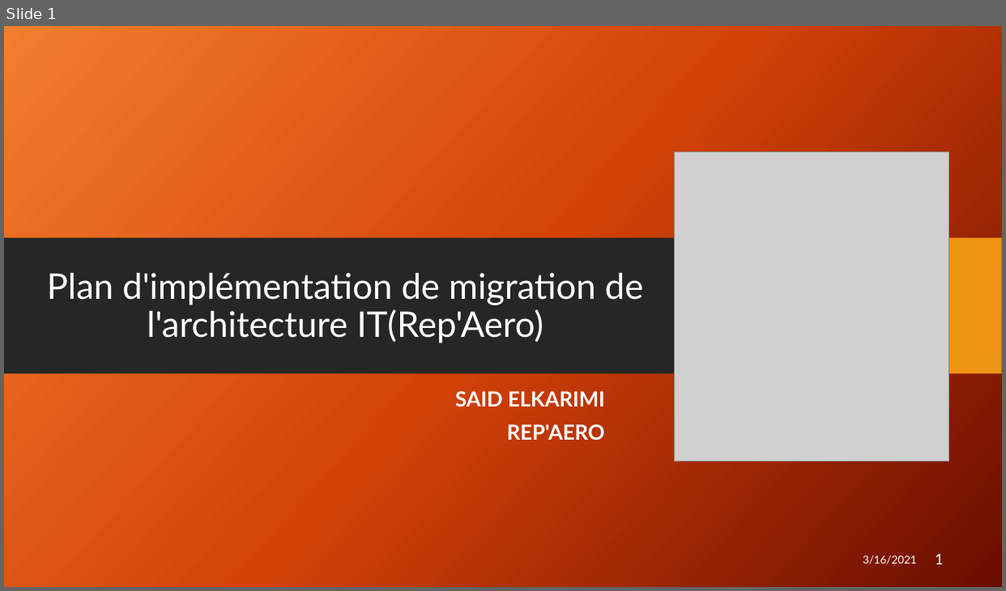
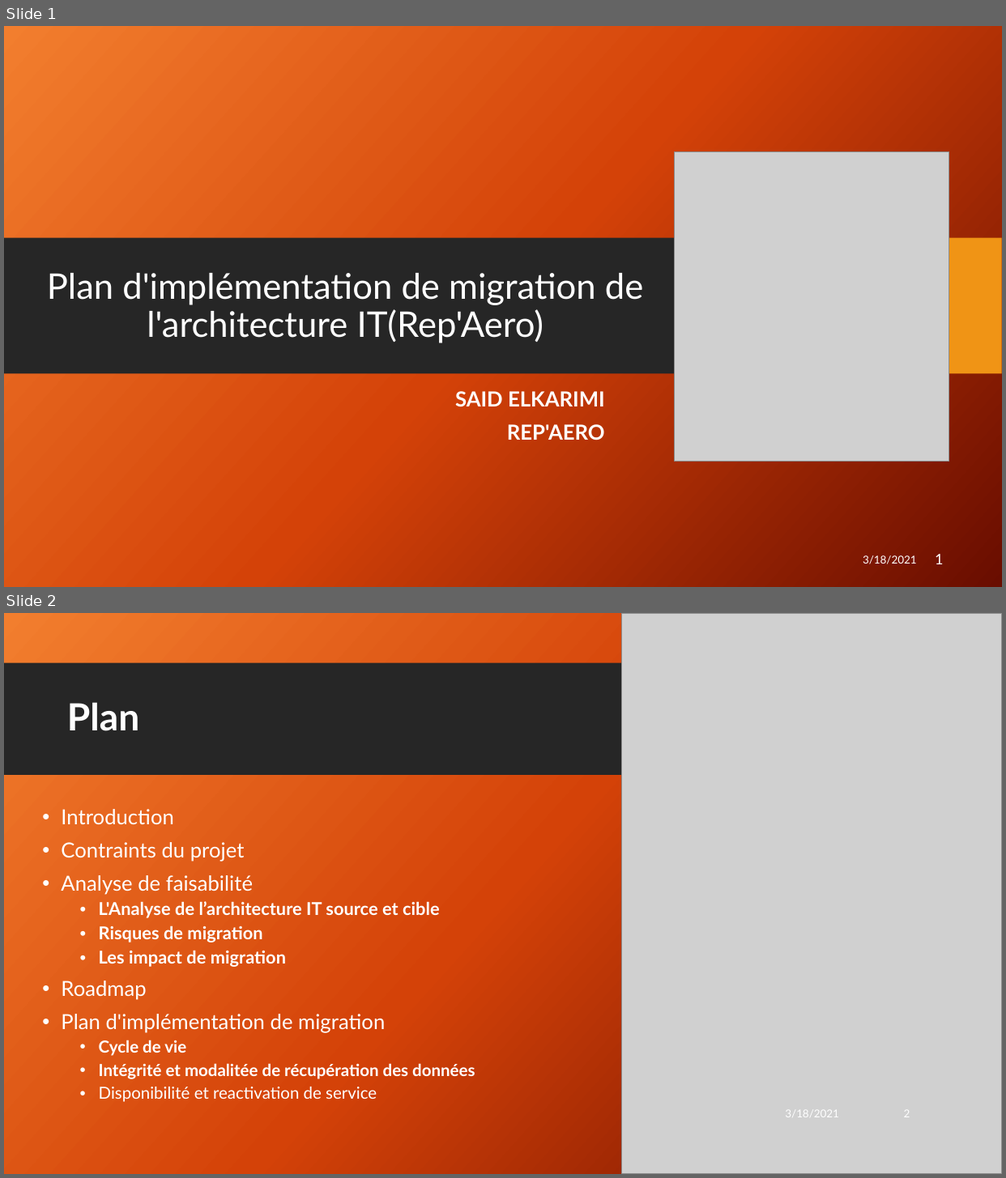
Before and after one commit to RigoSaid/rep-aero-repository, a slide deck: Presentation_Rep-Aero.pptx. Shown one above the other, each under a label of ours: slide 1 before the commit, slides 1 and 2 after it. The pictures are 1006x591 and 1006x1178 pixels, drawn with LibreOffice and Linux fonts; fonts in the diff are those of the drawing; grey boxes stand for pictures; background and template pictures are left out. Boxes give left, top, right and bottom in pixels: in the first picture for what was removed or moved away, otherwise in the second. Text is boxed around its words. In the diff, an @@ line names an element or a change of style, - is before the commit and + after.

Commit message:
Rep Aero migration _présentation

```diff
--- a/Presentation_Rep-Aero.pptx
+++ b/Presentation_Rep-Aero.pptx
@@ slide 2 added at [4,613,1002,1174], background picture (left out) @@
@@ picture added at [621,613,1002,1174] @@
@@ rectangle added at [4,663,859,776], fill #262626 @@
@@ rectangle added at [871,663,1002,776], fill #F09415 @@
@@ title added at [67,702,139,731], 36 pt, text #FFFFFF, bold @@
+Plan
@@ text added at [61,809,475,1102], 16 pt, text #FFFFFF, bold @@
+• Introduction
+• Contraints du projet
+• Analyse de faisabilité
+  • L'Analyse de l’architecture IT source et cible
+  • Risques de migration
+  • Les impact de migration
+• Roadmap
+• Plan d'implémentation de migration
+  • Cycle de vie
+  • Intégrité et modalitée de récupération des données
+  • Disponibilité et reactivation de service
@@ text added at [785,1110,838,1118], 10.5 pt, text #FFFFFF @@
+3/18/2021
@@ page number added at [904,1110,910,1118], 10.5 pt, text #FFFFFF @@
+2
@@ slide 1 changed as well @@
@@ text at [863,556,916,565]: text changed @@
-3/16/2021
+3/18/2021
```
Also in this commit, not shown: 1 other slide changed, 10 other slides added, 1 other file.
